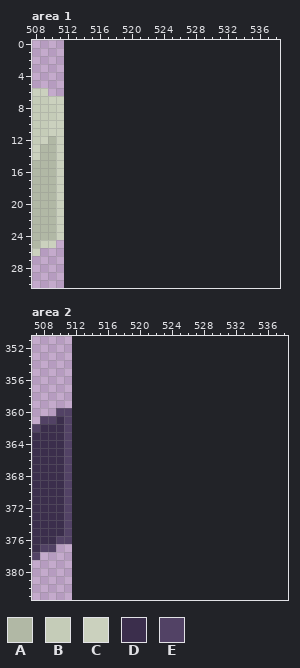
Pixel-art file -- assets/vinik24_tiles/vinik24_tiles.aseprite. That is the earlier state.
512x384 pixels, 1 frame. Shown: area 1: x 508..538, y 0..30; area 2: x 507..538, y 351..383. The old version is drawn lined up with the new one, on the new canvas. The commit also changed other parts of the picture, which this record leaves out.
Palette (. is transparent): A #b1b8a5  B #c5ccb8  C #cbd1be  D #3b2e4c  E #524265
Pixels before, area 1, first column x 508:
 6 CC..
 7 BBCC
 8 BBBC
 9 BBBC
10 BBCC
11 BBCC
12 BCAC
13 CAAC
14 CAAC
15 AAAC
16 AAAC
17 AAAC
18 AAAC
19 AAAC
20 AAAC
21 AAAC
22 AAAC
23 AAAC
24 AAAC
25 ACC.
26 C...
Pixels before, area 2, first column x 507:
360 ...EE
361 .EEDE
362 EDDDE
363 DDDDE
364 DDDDE
365 DDDDE
366 DDDDE
367 DDDDE
368 DDDDE
369 DDDDE
370 DDDDE
371 DDDDE
372 DDDDE
373 DDDDE
374 DDDDE
375 DDDDE
376 DDDEE
377 DEE..
378 E....
Now the later version:
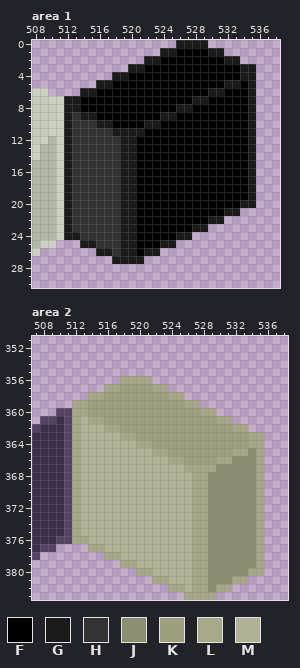
Colours new in this view: F #000000  G #1a1a1a  H #333333  J #8c8e72  K #9d9f7f  L #a6a88a  M #b0b195
Changes in this commit:
canvas 512x384 -> 768x384
Changed rows in their new state; - is an unchanged pixel.
Area 1:
first column x 512:
 0 --------------GGGG------
 1 ------------GGFFFFGG----
 2 ----------GGFFFFFFFFGG--
 3 --------GGFFFFFFFFFFFFGG
 4 ------GGFFFFFFFFFFFFFFGG
 5 ----GGFFFFFFFFFFFFFFGGFG
 6 --GGFFFFFFFFFFFFFFGGFFFG
 7 GGFFFFFFFFFFFFFFGGFFFFFG
 8 GGFFFFFFFFFFFFGGFFFFFFFG
 9 GHGGFFFFFFFFGGFFFFFFFFFG
10 GHHHGGFFFFGGFFFFFFFFFFFG
11 GHHHHHGGGGFFFFFFFFFFFFFG
12 GHHHHHHGGFFFFFFFFFFFFFFG
13 GHHHHHHGGFFFFFFFFFFFFFFG
14 GHHHHHHGGFFFFFFFFFFFFFFG
15 GHHHHHHGGFFFFFFFFFFFFFFG
16 GHHHHHHGGFFFFFFFFFFFFFFG
17 GHHHHHHGGFFFFFFFFFFFFFFG
18 GHHHHHHGGFFFFFFFFFFFFFFG
19 GHHHHHHGGFFFFFFFFFFFFFFG
20 GHHHHHHGGFFFFFFFFFFFFFGG
21 GHHHHHHGGFFFFFFFFFFFGG--
22 GHHHHHHGGFFFFFFFFFGG----
23 GHHHHHHGGFFFFFFFGG------
24 GGHHHHHGGFFFFFGG--------
25 --GGHHHGGFFFGG----------
26 ----GGHGGFGG------------
27 ------GGGG--------------
Area 2:
first column x 512:
356 ------LLLL--------------
357 ----LLKKKKLL------------
358 --LLKKKKKKKKLL----------
359 LLKKKKKKKKKKKKLL--------
360 LLKKKKKKKKKKKKKKLL------
361 LMLLKKKKKKKKKKKKKKLL----
362 LMMMLLKKKKKKKKKKKKKKLL--
363 LMMMMMLLKKKKKKKKKKKKKKLL
364 LMMMMMMMLLKKKKKKKKKKKKLL
365 LMMMMMMMMMLLKKKKKKKKLLJL
366 LMMMMMMMMMMMLLKKKKLLJJJL
367 LMMMMMMMMMMMMMLLLLJJJJJL
368 LMMMMMMMMMMMMMMLLJJJJJJL
369 LMMMMMMMMMMMMMMLLJJJJJJL
370 LMMMMMMMMMMMMMMLLJJJJJJL
371 LMMMMMMMMMMMMMMLLJJJJJJL
372 LMMMMMMMMMMMMMMLLJJJJJJL
373 LMMMMMMMMMMMMMMLLJJJJJJL
374 LMMMMMMMMMMMMMMLLJJJJJJL
375 LMMMMMMMMMMMMMMLLJJJJJJL
376 LLMMMMMMMMMMMMMLLJJJJJJL
377 --LLMMMMMMMMMMMLLJJJJJJL
378 ----LLMMMMMMMMMLLJJJJJJL
379 ------LLMMMMMMMLLJJJJJJL
380 --------LLMMMMMLLJJJJJLL
381 ----------LLMMMLLJJJLL--
382 ------------LLMLLJLL----
383 --------------LLLL------
